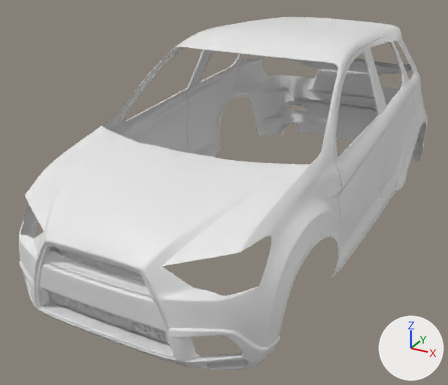
Renders of the Blender file Mitsubishi_ASX.blend from each side of a commit.
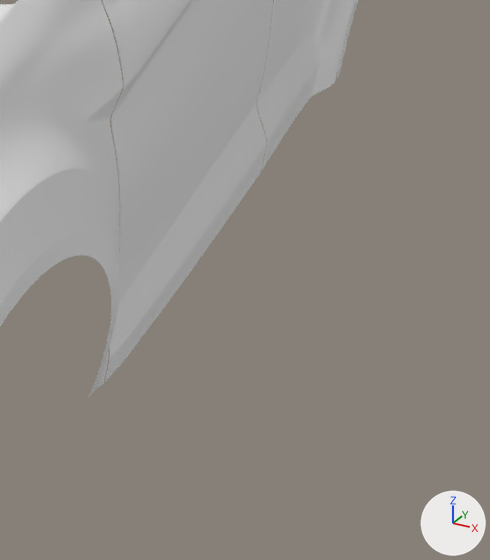
Each version appears first whole from a 50 mm camera at (2.16, -4.62, 1.83) aimed at (-0.2, -0.32, -0.32), and next in a close-up on the part from 68% to 100% of the width and 42% to 84% of the height. The axes (+X, +Y, +Z) are drawn at lower right. The lights are the same throughout.

Names of what the first close-up shows: 'Doors', 'Mitshibuishi ASX'.
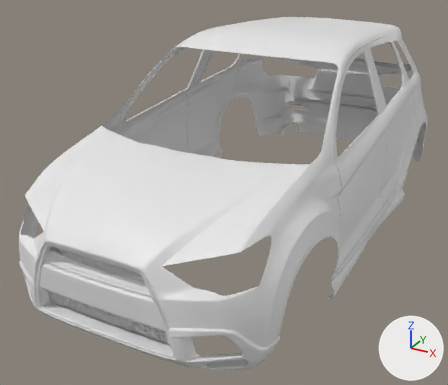
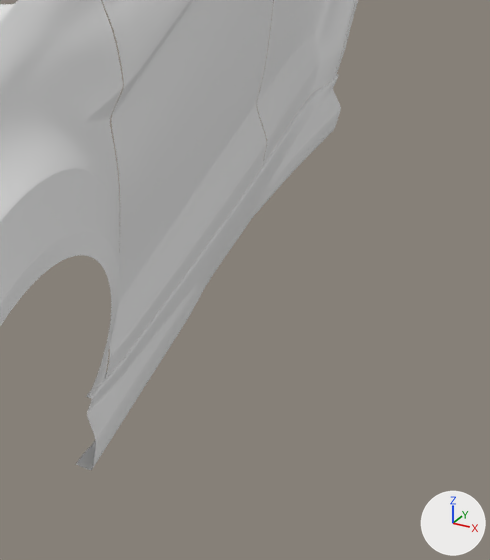
Boxes (x1, y1, x2, y2) around the edits, measured in the close-ups (490 x 560 px):
```json
{"object": "Doors.001", "change": "added", "after": [76, 74, 341, 470]}
```

Edits to the scene script, one JSON object a line:
```json
{"op": "add", "block": "me_plane_016", "code": ["me_plane_016 = bpy.data.meshes.new('Plane.016')", "me_plane_016.from_pydata(...)  # 168 vertices, 136 faces; spans x 0.95..1.02, y 0.61..2.58, z -0.73..-0.56", "me_plane_016.polygons.foreach_set('use_smooth', [True] * 136)"]}
{"op": "add", "block": "ob_doors_001", "code": ["ob_doors_001 = bpy.data.objects.new('Doors.001', me_plane_016)", "ob_doors_001.location = (0.013, -1.509, 0.047)", "_m = ob_doors_001.modifiers.new('Mirror', 'MIRROR')", "_m.use_clip = True", "_m = ob_doors_001.modifiers.new('Bevel', 'BEVEL')", "_m.limit_method = 'WEIGHT'", "_m = ob_doors_001.modifiers.new('Subdivision', 'SUBSURF')", "_m.levels = 3"]}
```
